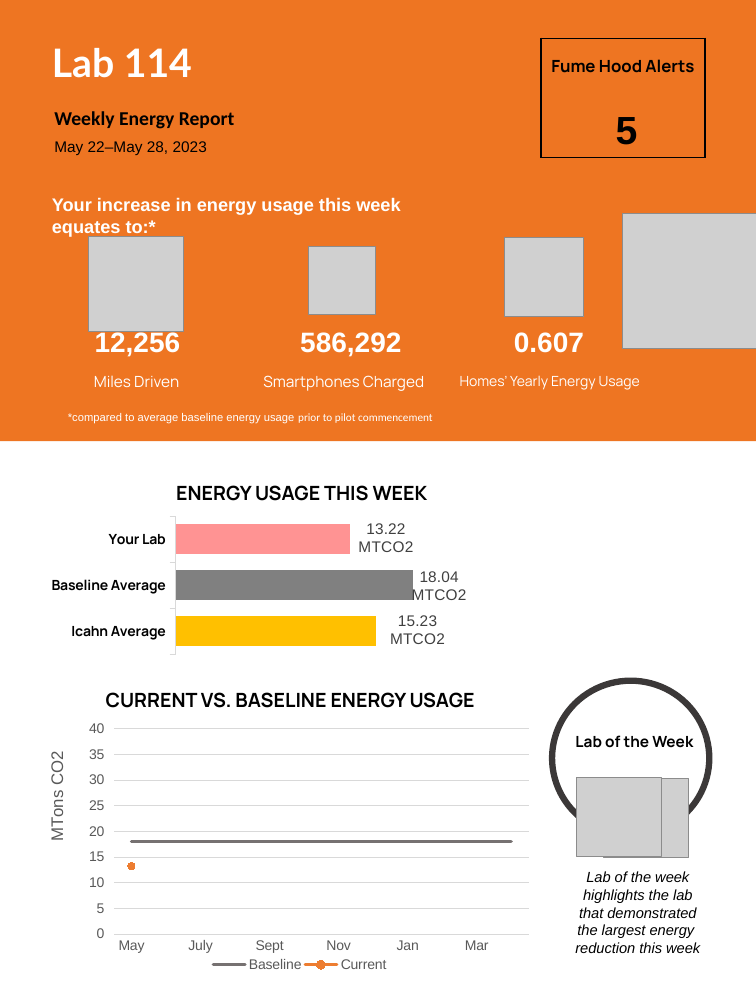
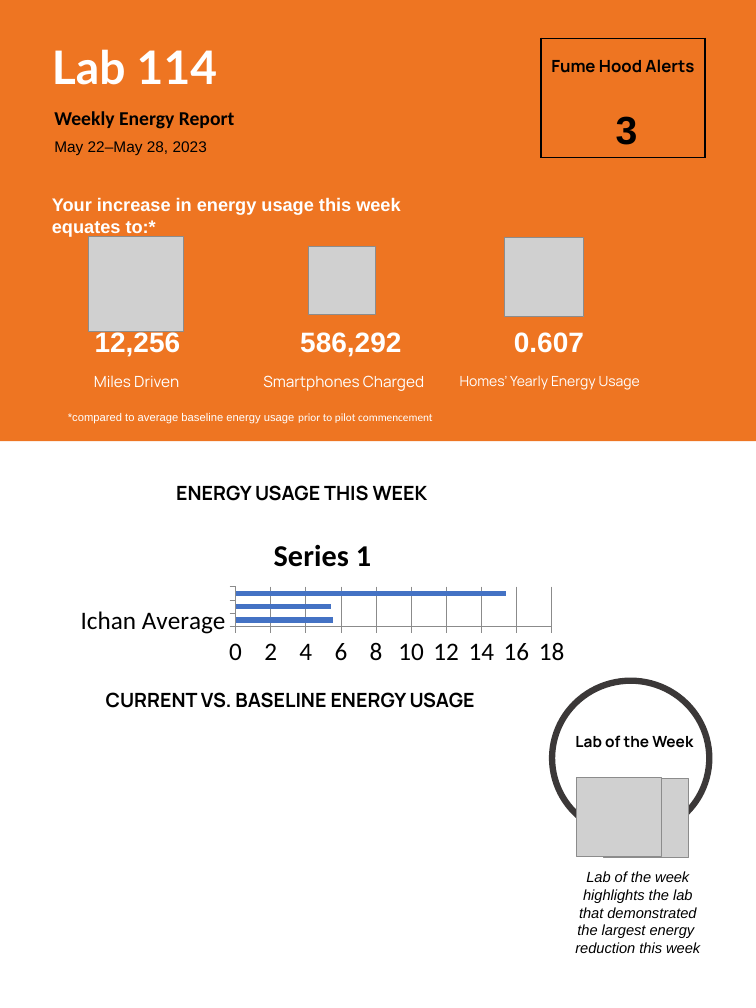
Before and after one commit to nshaff3r/Evidn-Lab-Generator, a slide deck: slide 1 of output.pptx. Drawn at 756x1008 pixels with LibreOffice and Linux fonts; fonts in the diff are those of the drawing; grey boxes stand for pictures. Boxes give left, top, right and bottom in pixels: in the first picture for what was removed or moved away, otherwise in the second. Text is boxed around its words. In the diff, an @@ line names an element or a change of style, - is before the commit and + after.

```diff
--- a/output.pptx
+++ b/output.pptx
@@ text "Lab 114" at (52,49,217,85): size 28 to 33 pt @@
@@ text at (616,116,638,145): text changed @@
-5
+3
@@ picture removed at (622,214,756,349) @@
@@ bar chart at (71,519,575,670) @@
@@ title "Series 1" added @@
-categories: Icahn Average, Baseline Average, Your Lab
+categories: Ichan Average, Baseline Average, Your Lab
-Series 1: 15.23, 18.04, 13.22
+Series 1: 5.5, 5.5, 15.4
@@ data labels of Series 1 removed @@
@@ colours of single points changed @@
@@ category axis changed @@
@@ value axis changed @@
@@ bar spacing changed @@
@@ plot area changed @@
@@ lettering changed @@
@@ bar chart: place and size @@
-bar chart at (33,501,655,670)
+bar chart at (71,519,575,670)
@@ line chart removed at (33,716,538,991) @@
-categories: May, , July, , Sept, , Nov, , Jan, , Mar
-Baseline: 18, 18, 18, 18, 18, 18, 18, 18, 18, 18, 18, 18
-Current: 13, -, -, -, -, -, -, -, -, -, -, -
```
Also in this commit, not shown: 2 other files.
